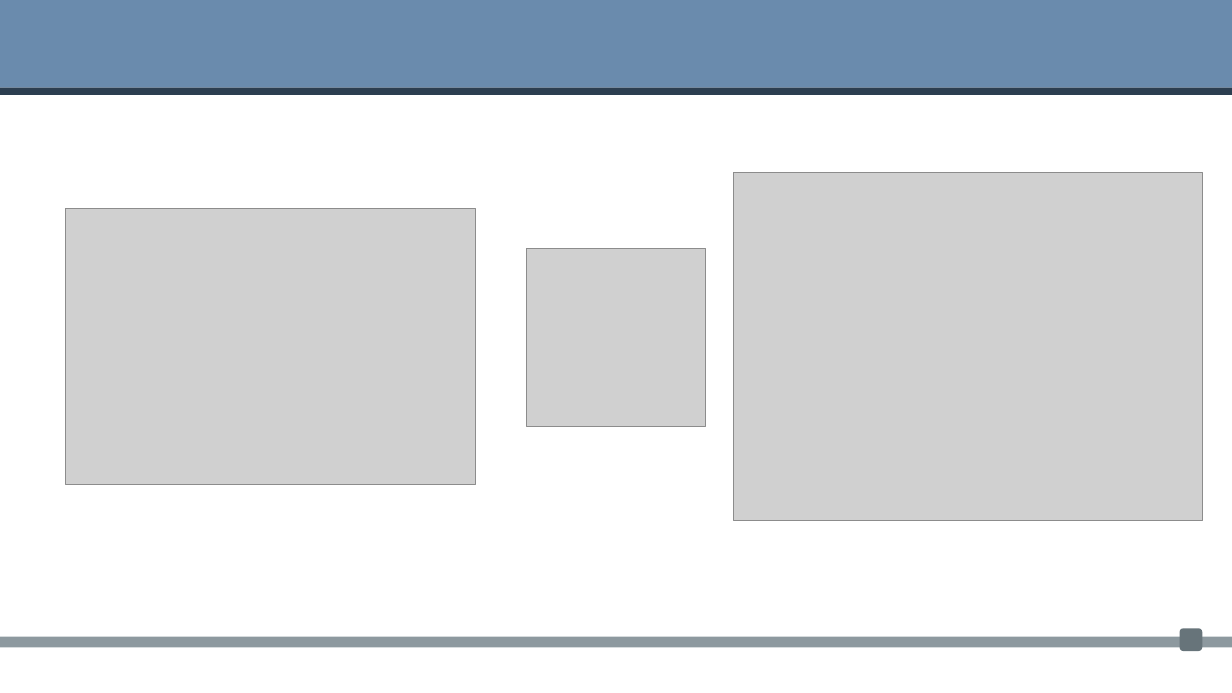
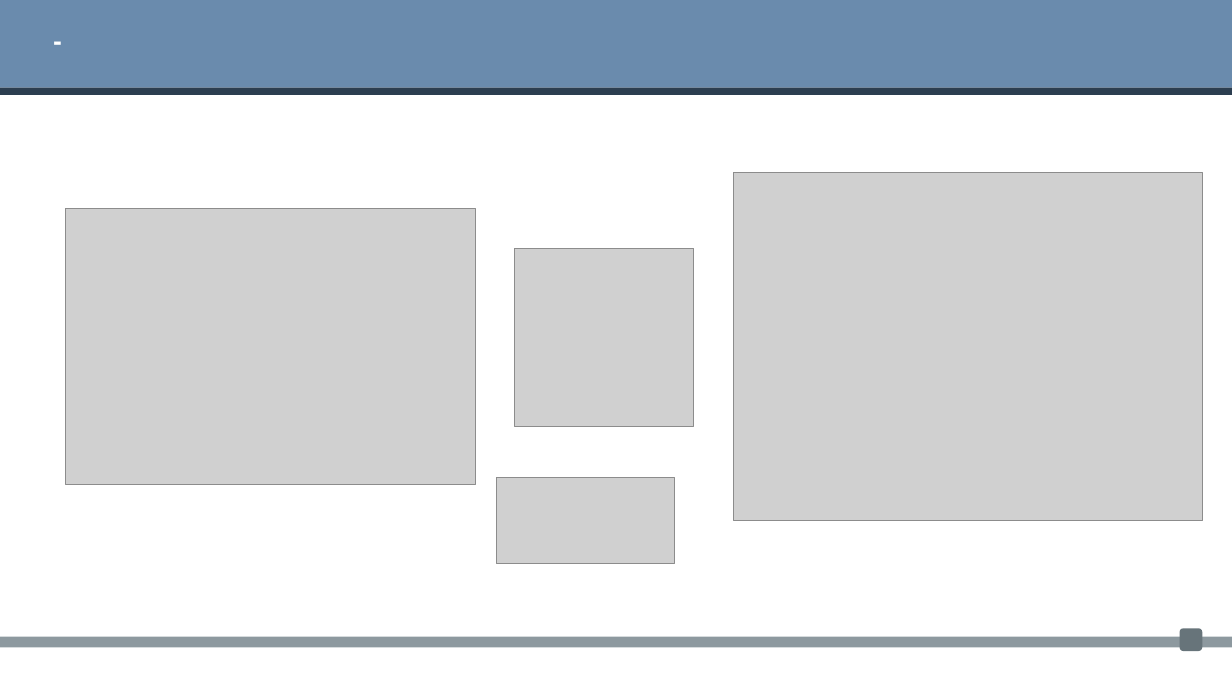
Before and after one commit to greeshmasunil10/Retinal-Image-Segmentation, a slide deck: slide 20 of Presentation.pptx. Drawn at 1232x693 pixels with LibreOffice and Linux fonts; fonts in the diff are those of the drawing; grey boxes stand for pictures; background and template pictures are left out. Boxes give left, top, right and bottom in pixels: in the first picture for what was removed or moved away, otherwise in the second. Text is boxed around its words. In the diff, an @@ line names an element or a change of style, - is before the commit and + after.

```diff
--- a/Presentation.pptx
+++ b/Presentation.pptx
@@ title added at box(43, 2, 1189, 82), 20 pt, text #FFFFFF, bold @@
+-
@@ picture: place and size @@
-picture at box(527, 248, 706, 426)
+picture at box(515, 248, 694, 426)
@@ picture added at box(496, 477, 675, 564) @@
```
Also in this commit, not shown: 4 other slides changed, 9 other files.
